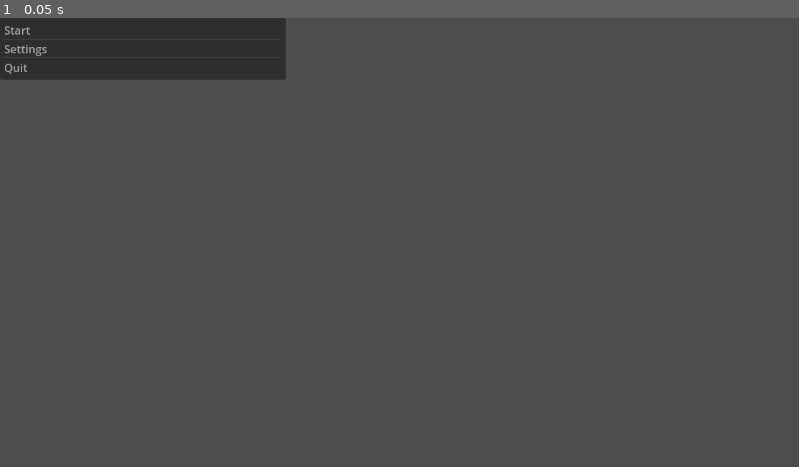
Above: before the commit, frame 1.
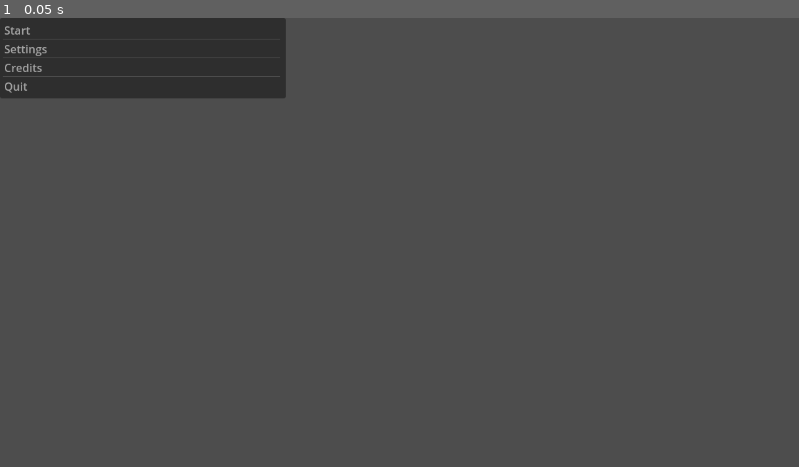
Above: after the commit, the same moment.

Repository: BrennerLittle/OKStateVGDCProject
Game: Godot game, scene res://Scenes/MainMenu.tscn
The game is run twice, just before and just after one commit, with the same random seed, the same clock (stepped at 60 frames per second) and the same inputs.
Inputs:
- Up to frame 1 (0.05 s): no input

The runs differ from the first frame. In frame 1, 1.5% of the frame differs, in the area x 0-36%, y 10-18%.

Commit message:
Added Credits System

Diff:
--- /dev/null
+++ b/Scenes/Credits.tscn
@@ -0,0 +1,19 @@
+[gd_scene load_steps=2 format=3 uid="uid://dajf7hcf71uyo"]
+
+[ext_resource type="Script" path="res://Scripts/Credits.gd" id="1_smfe0"]
+
+[node name="Credits" type="Node2D"]
+
+[node name="Control" type="Control" parent="."]
+layout_mode = 3
+anchors_preset = 0
+offset_right = 40.0
+offset_bottom = 40.0
+
+[node name="RichTextLabel" type="RichTextLabel" parent="Control"]
+layout_mode = 0
+offset_right = 1152.0
+offset_bottom = 40.0
+fit_content = true
+scroll_active = false
+script = ExtResource("1_smfe0")
--- a/Scenes/MainMenu.tscn
+++ b/Scenes/MainMenu.tscn
@@ -15,10 +15,11 @@
 offset_right = 412.0
 offset_bottom = 89.0
 auto_height = true
-item_count = 3
+item_count = 4
 item_0/text = "Start"
 item_1/text = "Settings"
-item_2/text = "Quit"
+item_2/text = "Credits"
+item_3/text = "Quit"
 script = ExtResource("1_y0lpd")
 
 [connection signal="item_clicked" from="Control/ItemList" to="Control/ItemList" method="_on_item_clicked"]
--- /dev/null
+++ b/Scenes/MapOne.tscn
@@ -0,0 +1,3 @@
+[gd_scene format=3 uid="uid://bdoaiy2pivqmx"]
+
+[node name="MapOne" type="Node2D"]
--- /dev/null
+++ b/Scripts/Credits.gd
@@ -0,0 +1,19 @@
+extends Node
+
+func _loadCredits():
+	var file = FileAccess.open("res://MiscFiles/credits.txt", FileAccess.READ)
+	var content = file.get_as_text()
+	return content
+# Called when the node enters the scene tree for the first time.
+func _ready():
+
+	$".".set_text(_loadCredits())
+	pass # Replace with function body.
+
+
+# Called every frame. 'delta' is the elapsed time since the previous frame.
+func _process(delta):
+	$".".position.y-=1
+	if($".".position.y==-1000):
+		get_tree().change_scene_to_file("res://Scenes/MainMenu.tscn")
+	pass
--- a/Scripts/MainMenu.gd
+++ b/Scripts/MainMenu.gd
@@ -14,11 +14,16 @@
 func _on_item_clicked(index, at_position, mouse_button_index):
 	if(index==0):
 		#Sstarts game
+		get_tree().change_scene_to_file("res://Scenes/MapOne.tscn")
 		pass
 	if(index==1):
 		#settings
 		pass
 	if(index==2):
+		#credits
+		get_tree().change_scene_to_file("res://Scenes/Credits.tscn")
+		pass
+	if(index==4):
 		#quits game
 		get_tree().quit()
 	pass # Replace with function body.
Not shown, added: MiscFiles/credits.txt
Binary file added: Sprites/OKStateVGDCIcon2022-2023.png
Not shown, added: Sprites/OKStateVGDCIcon2022-2023.png.import
